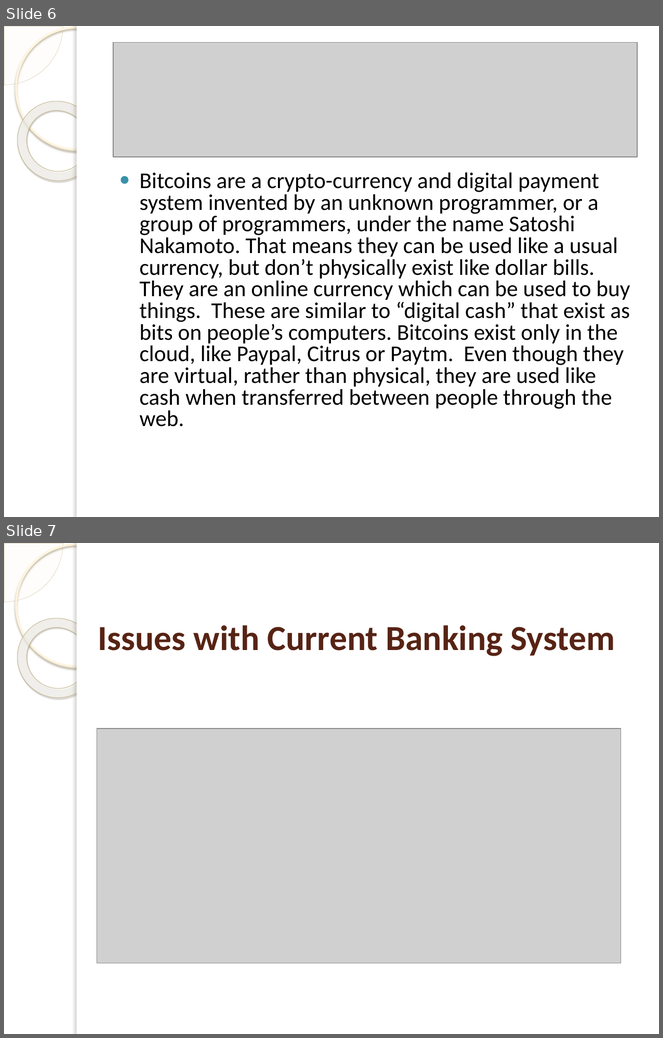
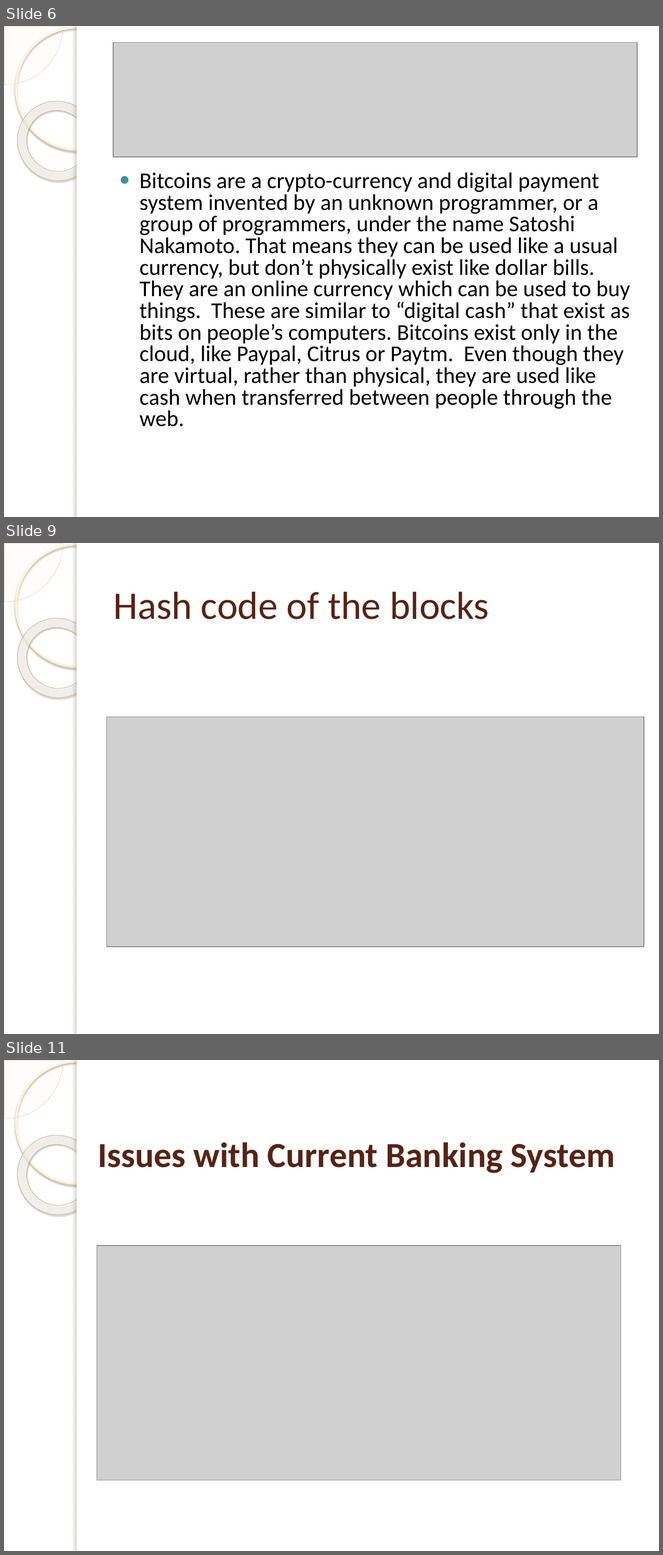
Before and after one commit to jsrgi/block-chain, a slide deck: blockchain.pptx. Shown one above the other, each under a label of ours: slides 6 and 7 before the commit, slides 6, 9 and 11 after it; the slides between them are not shown. The pictures are 663x1038 and 663x1555 pixels, drawn with LibreOffice and Linux fonts; fonts in the diff are those of the drawing; grey boxes stand for pictures; background and template pictures are left out. Boxes give left, top, right and bottom in pixels: in the first picture for what was removed or moved away, otherwise in the second. Text is boxed around its words. In the diff, an @@ line names an element or a change of style, - is before the commit and + after.

```diff
--- a/blockchain.pptx
+++ b/blockchain.pptx
@@ slide 9 added at (4, 543, 659, 1034), background picture (left out); not listed: 5 template elements that a slide beside it also shows @@
@@ title added at (113, 591, 489, 619), 43 pt, text #572314 @@
+Hash code of the blocks
@@ picture added at (107, 717, 644, 947) @@
@@ what was slide 7 is now slide 11 @@
```
Also in this commit, not shown: 5 slides changed, 3 other slides added.
